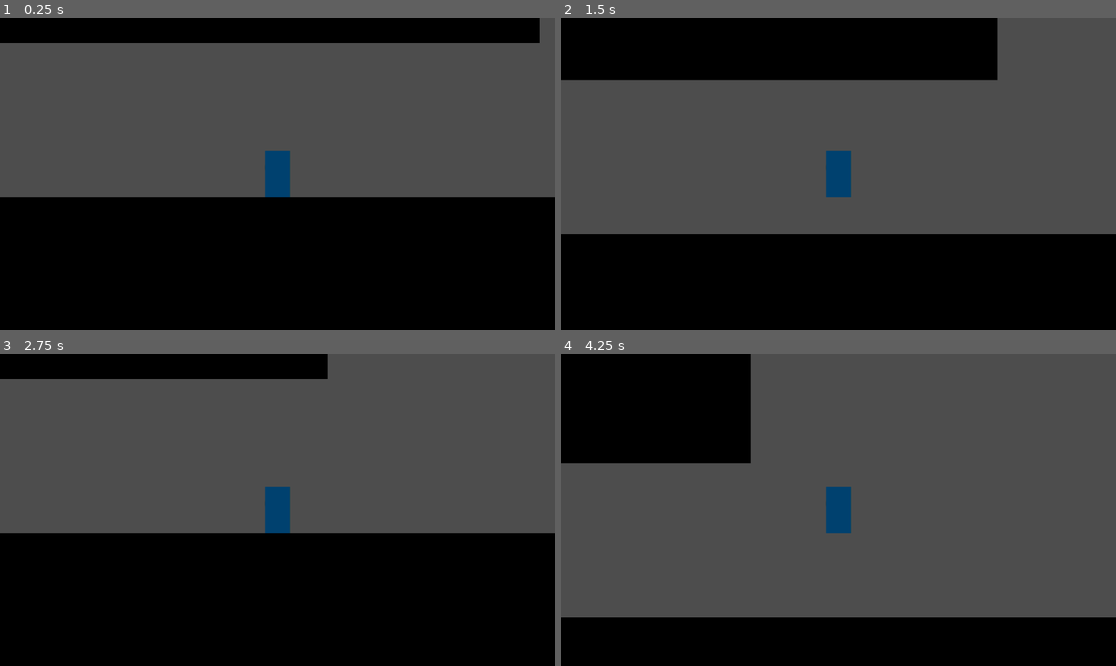
Above: before the commit, frames 1-4 (two rows, left to right).
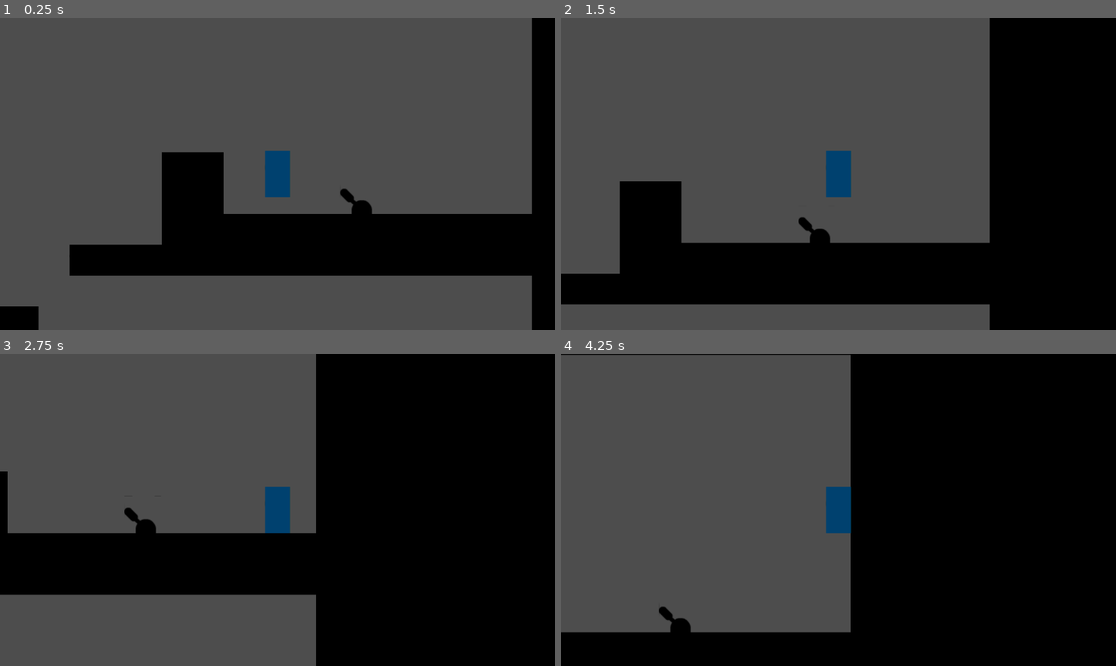
Above: after the commit, the same moments.

Repository: imp0str/The-Emmet-Paradox
Game: Godot game, scene res://Scenes/Levels/chamber_1.tscn
The game is run twice, just before and just after one commit, with the same random seed, the same clock (stepped at 60 frames per second) and the same inputs. The project has no main scene, so this scene is started directly.
Inputs:
- Up to frame 1 (0.25 s): no input
- Up to frame 2 (1.5 s): hold D (right) from 0.53 s (still down); tap Space (jump) at 0.77 s
- Up to frame 3 (2.75 s): tap Space (jump) at 1.52 s; release D (right) at 2.03 s; hold A (left) from 2.03 s (still down)
- Up to frame 4 (4.25 s): release A (left) at 2.78 s; hold D (right) from 2.78 s (still down); tap Space (jump) at 3.02, 3.77 s

The runs differ from the first frame. In frame 1, 36% of the frame differs, in the area x 0-100%, y 0-100%; in frame 2, 42%; in frame 3, 43%; in frame 4, 55%, in the area x 0-100%, y 0-90%.

Commit message:
small change

Diff:
--- a/Scenes/Levels/chamber_1.tscn
+++ b/Scenes/Levels/chamber_1.tscn
@@ -346,7 +346,7 @@
 scale = Vector2(1.4, 1.4)
 
 [node name="Player" parent="." instance=ExtResource("5_0cfl3")]
-position = Vector2(-864, 528)
+position = Vector2(3632, -944)
 
 [node name="ExitDoor" type="Area2D" parent="."]
 z_index = -1
--- a/Scenes/Objects/button.tscn
+++ b/Scenes/Objects/button.tscn
@@ -35,7 +35,8 @@
 radius = 24.0
 
 [node name="Button" type="StaticBody2D"]
-collision_layer = 8
+z_index = 1
+collision_layer = 0
 collision_mask = 0
 
 [node name="AnimatedSprite2D" type="AnimatedSprite2D" parent="."]
--- /dev/null
+++ b/Scenes/Objects/platform.gd
@@ -0,0 +1,41 @@
+extends StaticBody2D
+
+@onready var sprite := $Sprite2D
+@onready var area := $Area2D
+
+var original_position: Vector2
+var falling := false
+var shake_timer := 0.0
+var shake_duration := 0.5
+
+func _ready():
+	original_position = global_position
+	area.body_entered.connect(_on_body_entered)
+
+func _on_body_entered(body: Node2D) -> void:
+	if body.name == "Player" and not falling:
+		shake_timer = shake_duration
+		set_process(true)  # start shaking
+
+func _process(delta: float) -> void:
+	if shake_timer > 0:
+		shake_timer -= delta
+		# Shake left/right randomly
+		var shake_offset = Vector2(randf_range(-2, 2), 0)
+		global_position = original_position + shake_offset
+
+		if shake_timer <= 0:
+			set_process(false)
+			start_falling()
+
+func start_falling():
+	falling = true
+	set_physics_process(true)
+	original_position = global_position  # reset shake position
+	# Start a timer to queue_free after 8 seconds
+	await get_tree().create_timer(8.0).timeout
+	queue_free()
+
+func _physics_process(delta: float) -> void:
+	if falling:
+		global_position.y += 300 * delta  # fall speed
--- a/Scenes/Objects/platform.tscn
+++ b/Scenes/Objects/platform.tscn
@@ -1,6 +1,7 @@
-[gd_scene load_steps=4 format=3 uid="uid://cqpos510hk25v"]
+[gd_scene load_steps=6 format=3 uid="uid://cqpos510hk25v"]
 
 [ext_resource type="Texture2D" uid="uid://crvusrmhc52co" path="res://Assets/tilesheet_complete.png" id="1_3apk8"]
+[ext_resource type="Script" uid="uid://cukrxlxga1le8" path="res://Scenes/Objects/platform.gd" id="1_6ws1b"]
 
 [sub_resource type="AtlasTexture" id="AtlasTexture_6ws1b"]
 atlas = ExtResource("1_3apk8")
@@ -9,9 +10,13 @@
 [sub_resource type="RectangleShape2D" id="RectangleShape2D_mi3jq"]
 size = Vector2(192, 64)
 
+[sub_resource type="RectangleShape2D" id="RectangleShape2D_6ws1b"]
+size = Vector2(165, 44)
+
 [node name="Platform" type="StaticBody2D"]
 collision_layer = 8
 collision_mask = 2
+script = ExtResource("1_6ws1b")
 
 [node name="Sprite2D" type="Sprite2D" parent="."]
 modulate = Color(0, 0, 0, 1)
@@ -20,3 +25,13 @@
 
 [node name="CollisionShape2D" type="CollisionShape2D" parent="."]
 shape = SubResource("RectangleShape2D_mi3jq")
+
+[node name="Area2D" type="Area2D" parent="."]
+collision_layer = 0
+collision_mask = 2
+
+[node name="CollisionShape2D" type="CollisionShape2D" parent="Area2D"]
+position = Vector2(1.5, -12)
+shape = SubResource("RectangleShape2D_6ws1b")
+
+[connection signal="body_entered" from="Area2D" to="." method="_on_area_2d_body_entered"]
--- a/Scenes/Player/player.gd
+++ b/Scenes/Player/player.gd
@@ -4,7 +4,7 @@
 const ACCELERATION = 1200.0
 const AIR_ACCELERATION = 600.0
 const FRICTION = 800.0
-const JUMP_VELOCITY = -450.0
+const JUMP_VELOCITY = -475.0
 const MAX_JUMPS = 2
 
 var jump_count = 0
--- /dev/null
+++ b/Shard.tscn
@@ -0,0 +1,13 @@
+[gd_scene load_steps=3 format=3 uid="uid://c8rh7gck28tbl"]
+
+[ext_resource type="Texture2D" uid="uid://crvusrmhc52co" path="res://Assets/tilesheet_complete.png" id="1_5jqdw"]
+
+[sub_resource type="AtlasTexture" id="AtlasTexture_7klr3"]
+atlas = ExtResource("1_5jqdw")
+region = Rect2(768, 704, 64, 64)
+
+[node name="Shard" type="Node2D"]
+
+[node name="Sprite2D" type="Sprite2D" parent="."]
+modulate = Color(0, 0, 0, 1)
+texture = SubResource("AtlasTexture_7klr3")
Not shown, added: Scenes/Objects/platform.gd.uid
